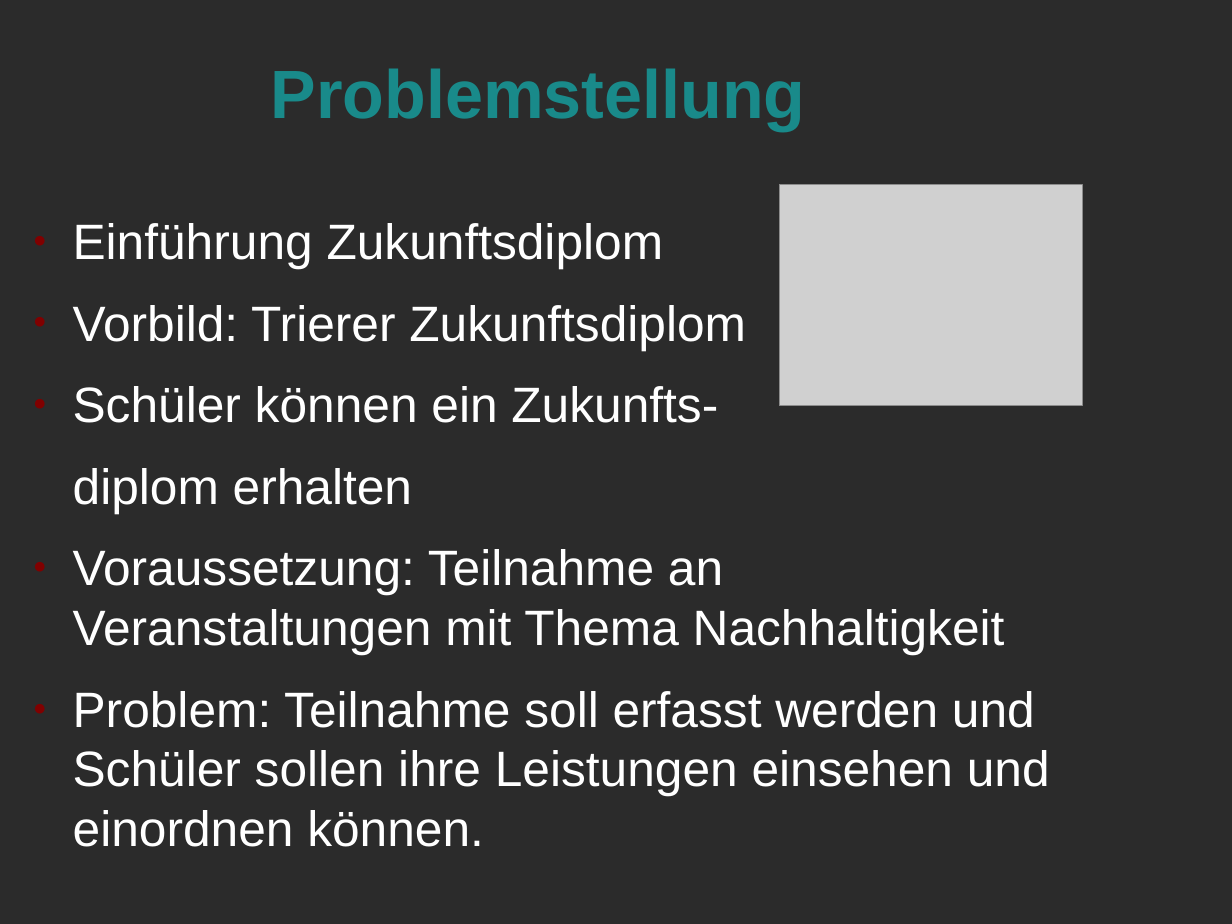
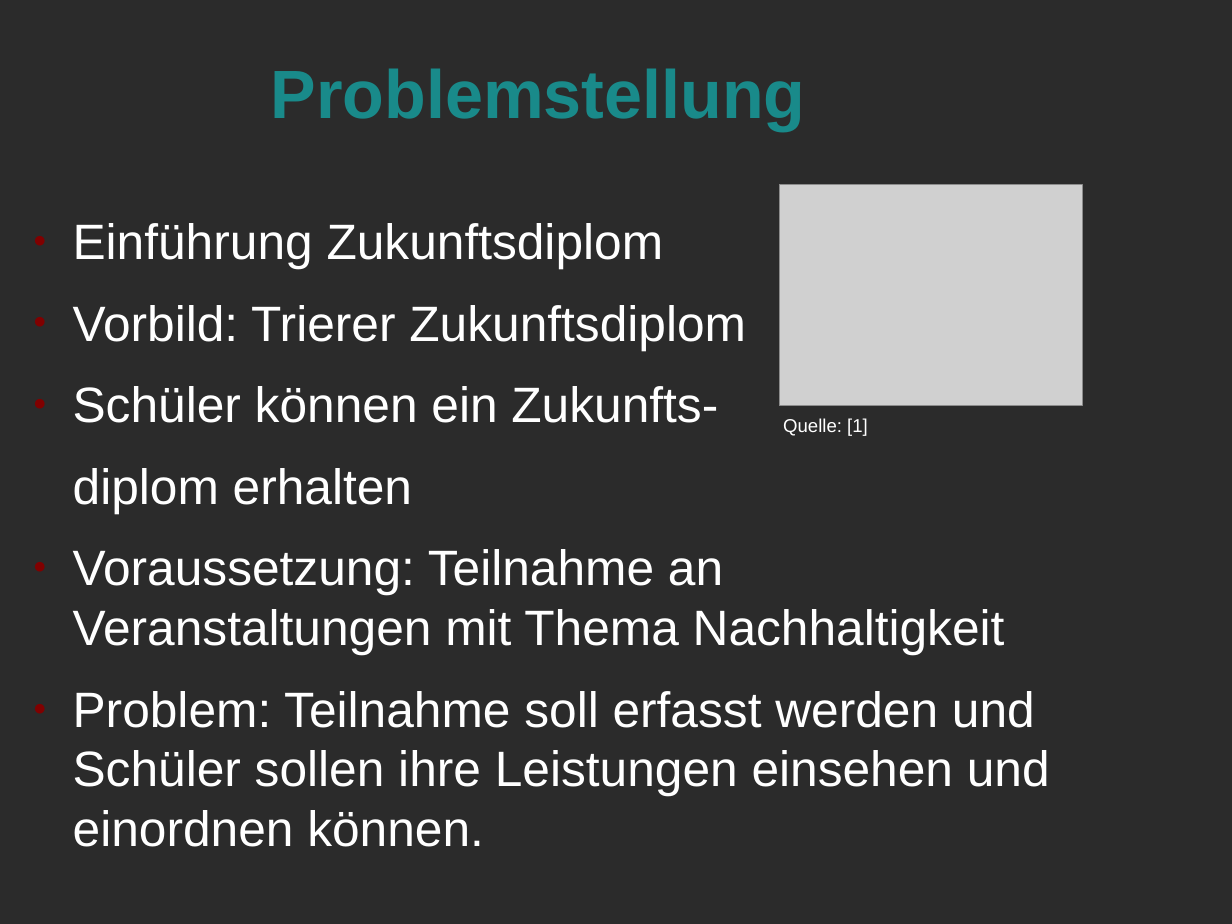
Before and after one commit to Marcel2603/hg17b, a slide deck: slide 2 of Dokumente/Review 1 Praesentation/Review 1.odp. Drawn at 1232x924 pixels with LibreOffice and Linux fonts; fonts in the diff are those of the drawing; grey boxes stand for pictures; background and template pictures are left out; a plain dark background stands for a picture behind light text. Boxes give left, top, right and bottom in pixels: in the first picture for what was removed or moved away, otherwise in the second. Text is boxed around its words. In the diff, an @@ line names an element or a change of style, - is before the commit and + after.

```diff
--- a/Dokumente/Review 1 Praesentation/Review 1.odp
+++ b/Dokumente/Review 1 Praesentation/Review 1.odp
@@ text added at (x1=783, y1=418, x2=868, y2=436), 12 pt, text #FFFFFF @@
+Quelle: [1]
```
Also in this commit, not shown: 2 other slides changed, 4 slides added, 5 slides removed.
